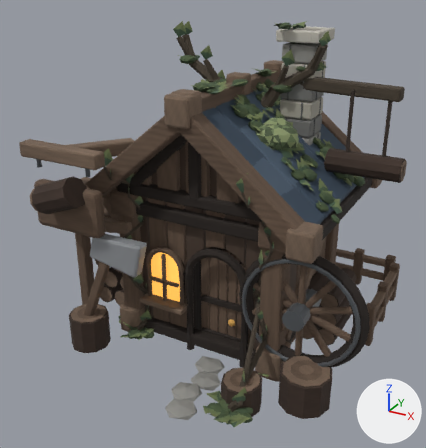
The glTF model exports/buildings/woodcutter_hut.glb as it was, and as the next commit left it.
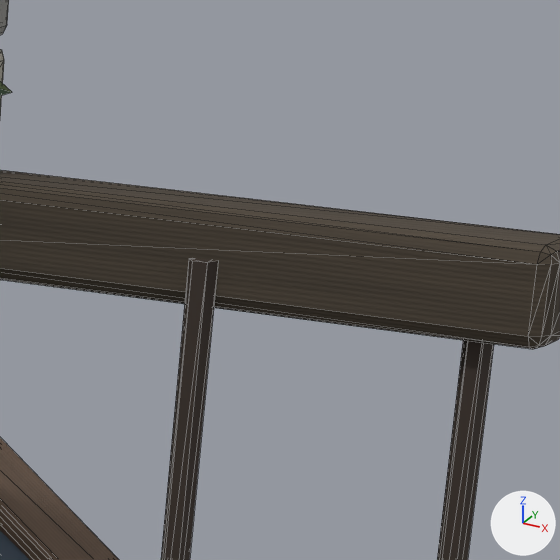
The first picture shows the older version from a 50 mm camera at (3.36, -6.74, 4.77) aimed at (-0.09, -0.46, 1.64). The close-ups show the older and then the newer version on the part from 76% to 94% of the width and 12% to 29% of the height of that picture. Only the edits that show in the close-ups are written down. The lights are fixed; the arrows at lower right show +X, +Y and +Z. The close-ups show mesh edges as thin lines. Where no turn or scale is listed for an object, it has been applied to the vertices.

The scene before the commit, as lines of its bpy script (objects in view):
```python
me_carved_roof_verge_003 = bpy.data.meshes.new('Carved roof verge.003')
me_carved_roof_verge_003.from_pydata(...)  # 56 vertices, 108 faces; spans x -0.07..1.61, y 1.14..1.41, z 1.92..3.34
me_carved_roof_verge_003.materials.append(mat_wood_light)
me_woodland_log_hoist_rope = bpy.data.meshes.new('Woodland log hoist rope')
me_woodland_log_hoist_rope.from_pydata(...)  # a 6-sided cylinder along z spanning x 1.401..1.449, y 0.194..0.238, z 2.6..3.42
me_woodland_log_hoist_rope.materials.append(mat_leather)  # brown #3b3029
me_woodland_log_hoist_rope_001 = bpy.data.meshes.new('Woodland log hoist rope.001')
me_woodland_log_hoist_rope_001.from_pydata(...)  # a 6-sided cylinder along z spanning x 1.848..1.896, y 0.194..0.238, z 2.6..3.42
me_woodland_log_hoist_rope_001.materials.append(mat_leather)  # brown #3b3029
ob_carved_roof_verge_003 = bpy.data.objects.new('Carved roof verge.003', me_carved_roof_verge_003)
ob_carved_roof_verge_003.location = (0.0, 0.0, 0.0)
ob_woodland_log_hoist_rope = bpy.data.objects.new('Woodland log hoist rope', me_woodland_log_hoist_rope)
ob_woodland_log_hoist_rope.location = (0.0, 0.0, 0.0)
ob_woodland_log_hoist_rope_001 = bpy.data.objects.new('Woodland log hoist rope.001', me_woodland_log_hoist_rope_001)
ob_woodland_log_hoist_rope_001.location = (0.0, 0.0, 0.0)
# also in view: 'Woodland log hoist branch' at (1.21, 0.32, 3.42)
```
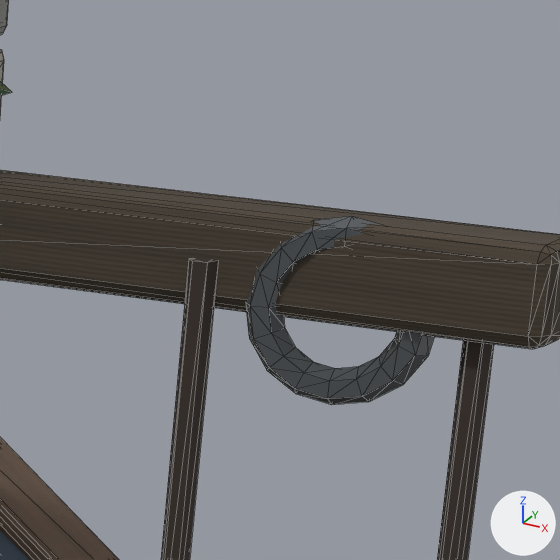
The change in detail:
Mesh me_quality_working_hoist_pulley is new.
It has 96 vertices, 192 faces and spans x 1.499..1.809, y 0.189..0.243, z 3.211..3.509.
It uses material mat_silver_dark (dark grey #5e6266).
Object 'Quality working hoist pulley' (ob_quality_working_hoist_pulley) is new; it shows me_quality_working_hoist_pulley.
Its location is (0.0, 0.0, 0.0).

Location of each change, [x1, y1, x2, y2] in pixels of the close-ups (560 x 560 px):
'Quality working hoist pulley', added: after [246, 216, 435, 405]
